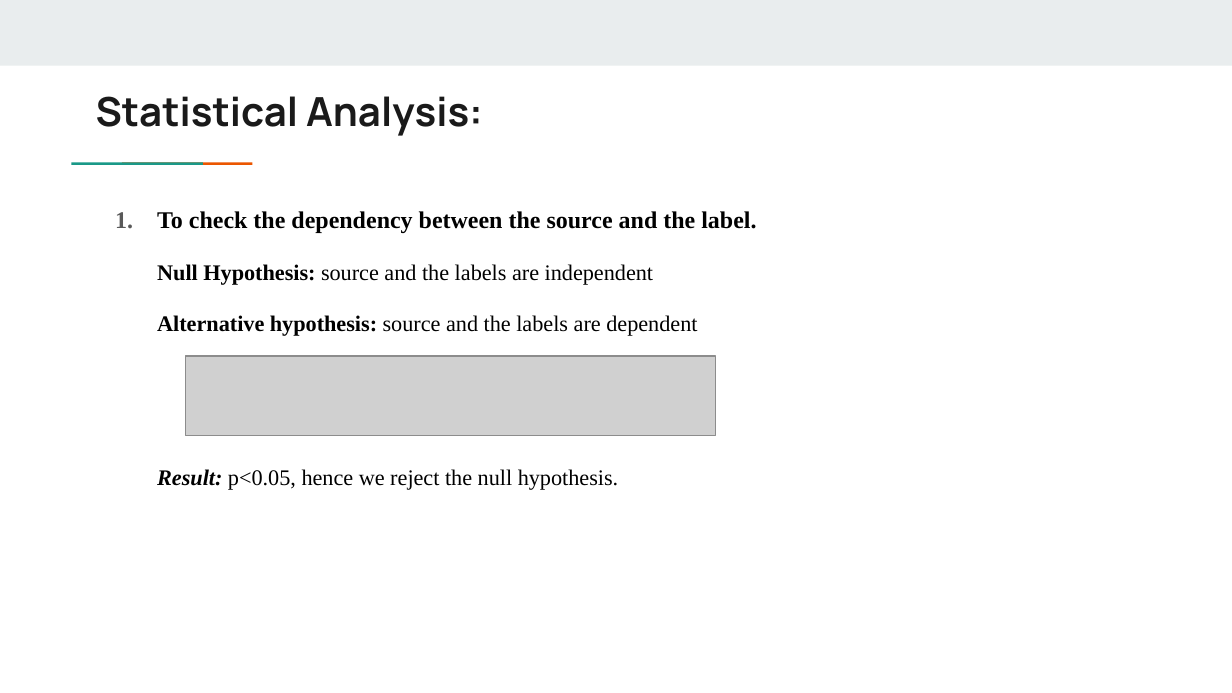
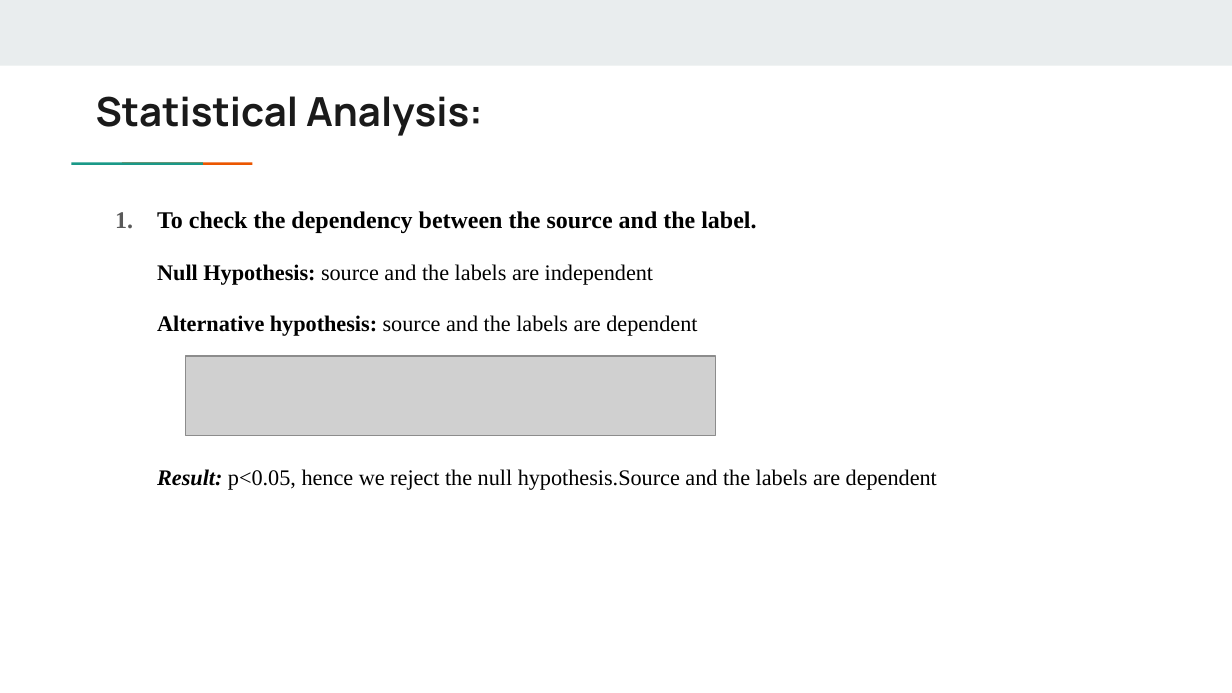
Before and after one commit to haribhumani/capstone_project, a slide deck: slide 22 of Predicting False information about Crime using Supervised Machine Learning _ppt.pptx (slide 21 before the commit). Drawn at 1232x693 pixels with LibreOffice and Linux fonts; fonts in the diff are those of the drawing; grey boxes stand for pictures. Boxes give left, top, right and bottom in pixels: in the first picture for what was removed or moved away, otherwise in the second. Text is boxed around its words. In the diff, an @@ line names an element or a change of style, - is before the commit and + after.

```diff
--- a/Predicting False information about Crime using Supervised Machine Learning _ppt.pptx
+++ b/Predicting False information about Crime using Supervised Machine Learning _ppt.pptx
@@ text at (157,469,937,490): text changed @@
-Result: p<0.05, hence we reject the null hypothesis.
+Result: p<0.05, hence we reject the null hypothesis.Source and the labels are dependent
```
Also in this commit, not shown: 3 other slides changed, 2 slides added.
